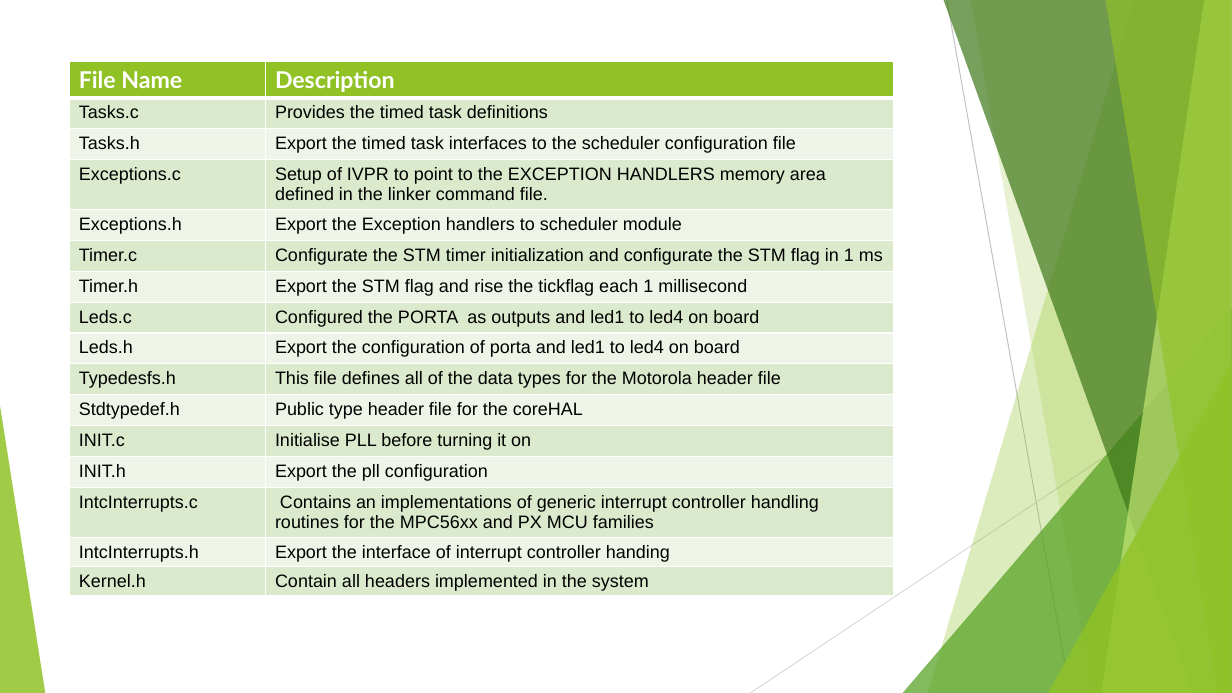
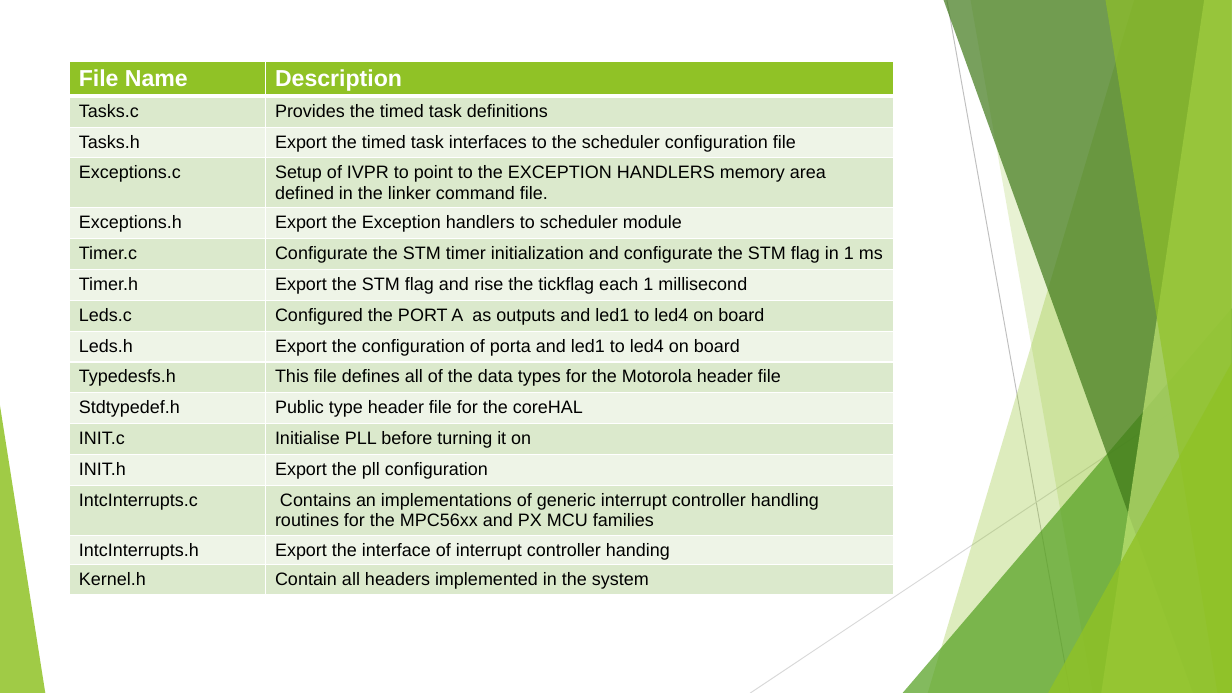
Before and after one commit to DavidDiaz0099/scheduler, a slide deck: slide 8 of Scheduler Module.pptx. Drawn at 1232x693 pixels with LibreOffice and Linux fonts; fonts in the diff are those of the drawing. Boxes give left, top, right and bottom in pixels: in the first picture for what was removed or moved away, otherwise in the second. Text is boxed around its words. In the diff, an @@ line names an element or a change of style, - is before the commit and + after.

```diff
--- a/Scheduler Module.pptx
+++ b/Scheduler Module.pptx
@@ table at box(69, 61, 893, 604) @@
-row 8, column 2: Configured the PORTA as outputs and led1 to led4 on board
+row 8, column 2: Configured the PORT A as outputs and led1 to led4 on board
@@ font Lato to Arial in "File Name", "Description" @@
```
Also in this commit, not shown: 5 other slides changed, 7 slides added, 1 other file.
